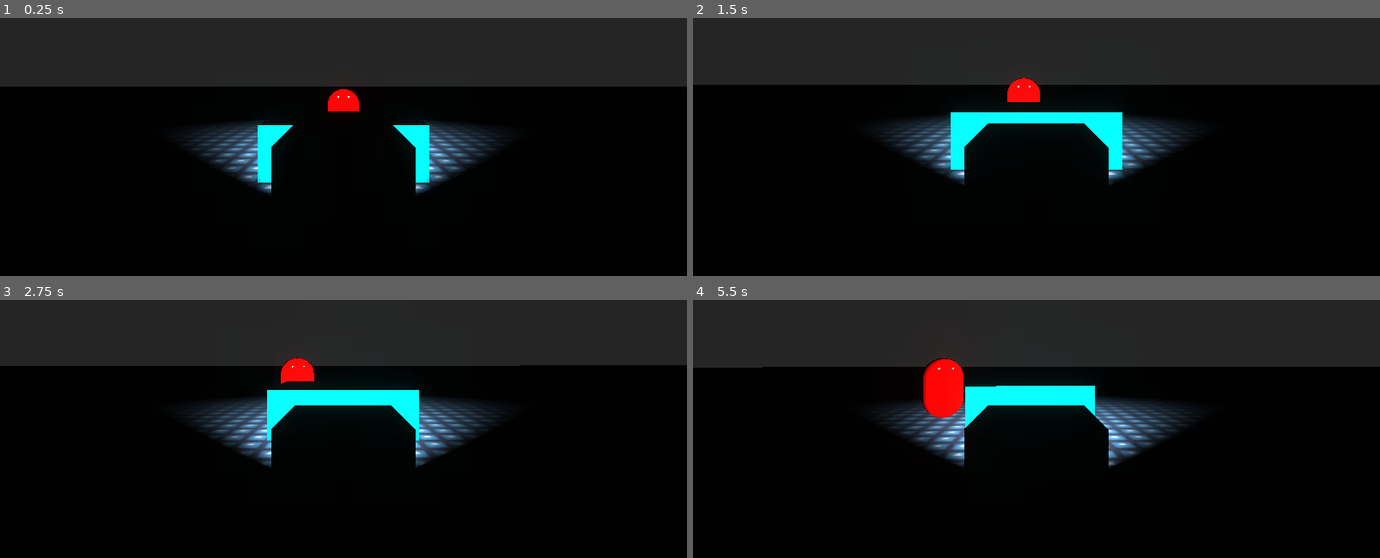
Above: before the commit, frames 1-4 (two rows, left to right).
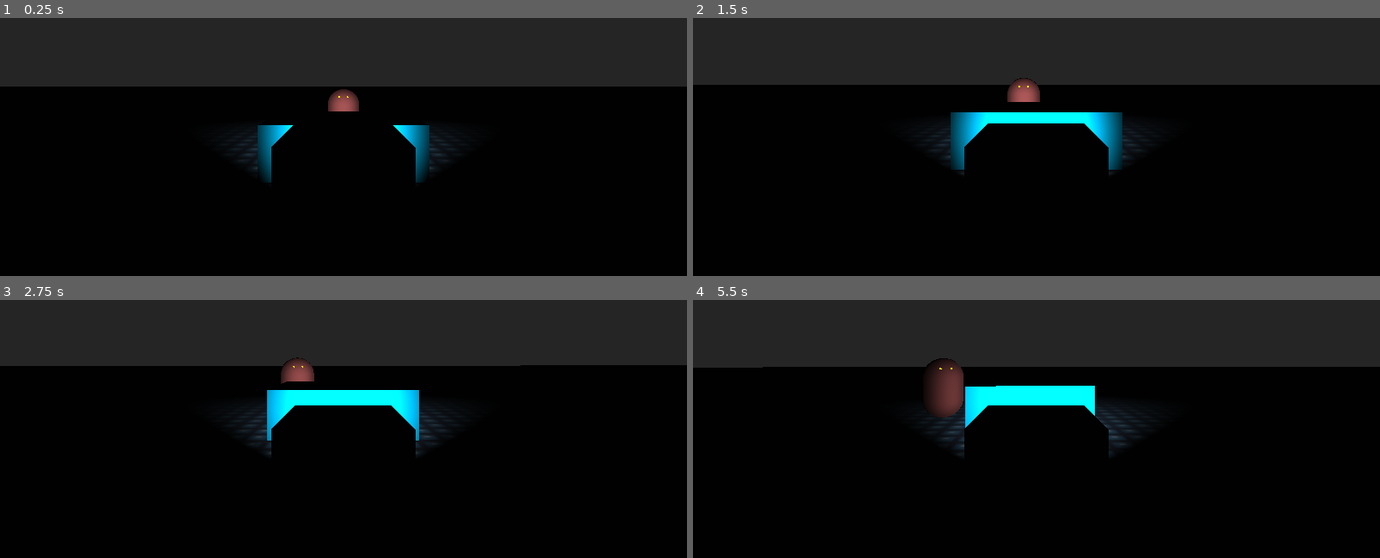
Above: after the commit, the same moments.

Repository: firstgamejam/horror-game
Game: Godot game, scene res://world.tscn
The game is run twice, just before and just after one commit, with the same random seed, the same clock (stepped at 60 frames per second) and the same inputs. The engine's default icon, where the game draws it, is replaced by a stand-in: a white triangle on a blue panel in a dark square.
Inputs:
- Up to frame 1 (0.25 s): no input
- Up to frame 2 (1.5 s): hold A (A) 0.53-1.28 s; tap D (D) at 1.35 s
- Up to frame 3 (2.75 s): hold S (S) from 2.03 s (still down)
- Up to frame 4 (5.5 s): release S (S) at 2.78 s; tap Space (SPACE) at 2.85 s; hold W (W) 3.53-4.28 s; tap A (A) at 4.35 s; hold D (D) from 5.03 s (still down)

The runs differ from the first frame. In frame 1, 4.7% of the frame differs, in the area x 26-74%, y 27-69%; in frame 2, 4.7%; in frame 3, 4.6%; in frame 4, 5.0%, in the area x 27-73%, y 22-66%.

Commit message:
adjust lights and glow

Diff:
--- a/CarTrauma2/car.tscn
+++ b/CarTrauma2/car.tscn
@@ -56,5 +56,6 @@
 
 [node name="Headlight" type="SpotLight" parent="."]
 transform = Transform( 1, 0, 0, 0, 1, 0, 0, 0, 1, 0, 1, -1 )
-light_energy = 10.0
+light_energy = 3.0
 spot_range = 20.0
+spot_angle = 40.0
--- a/CarTrauma2/monster.tscn
+++ b/CarTrauma2/monster.tscn
@@ -8,20 +8,22 @@
 material = SubResource( 4 )
 
 [sub_resource type="SpatialMaterial" id=2]
-albedo_color = Color( 1, 0, 0, 0.529412 )
+albedo_color = Color( 0.482353, 0.243137, 0.243137, 1 )
 
 [sub_resource type="SphereMesh" id=5]
 
 [sub_resource type="SpatialMaterial" id=6]
+albedo_color = Color( 0.992157, 1, 0, 1 )
 emission_enabled = true
-emission = Color( 0.745098, 0.929412, 1, 1 )
+emission = Color( 0.992157, 1, 0, 1 )
 emission_energy = 4.0
 emission_operator = 0
 emission_on_uv2 = false
 
 [sub_resource type="SpatialMaterial" id=7]
+albedo_color = Color( 0.992157, 1, 0, 1 )
 emission_enabled = true
-emission = Color( 0.745098, 0.929412, 1, 1 )
+emission = Color( 0.992157, 1, 0, 1 )
 emission_energy = 4.0
 emission_operator = 0
 emission_on_uv2 = false
@@ -40,12 +42,12 @@
 transform = Transform( 1, 0, 0, 0, 1, 0, 0, 0, 1, 0, 0.128719, 0 )
 
 [node name="MeshInstance" type="MeshInstance" parent="MeshInstance/Eyes"]
-transform = Transform( 0.05, 0, 0, 0, 0.05, 0, 0, 0, 0.05, 0.316061, -1, -1 )
+transform = Transform( 0.05, 0, 0, 0, 0.05, 0, 0, 0, 0.05, 0.254478, -1, -1 )
 mesh = SubResource( 5 )
 material/0 = SubResource( 6 )
 
 [node name="MeshInstance2" type="MeshInstance" parent="MeshInstance/Eyes"]
-transform = Transform( 0.05, 0, 0, 0, 0.05, 0, 0, 0, 0.05, -0.31922, -1, -1 )
+transform = Transform( 0.05, 0, 0, 0, 0.05, 0, 0, 0, 0.05, -0.24143, -1, -1 )
 mesh = SubResource( 5 )
 material/0 = SubResource( 7 )
 
--- a/CarTrauma2/world.tscn
+++ b/CarTrauma2/world.tscn
@@ -26,9 +26,9 @@
 [sub_resource type="Environment" id=6]
 background_mode = 1
 background_color = Color( 0.145098, 0.145098, 0.145098, 1 )
-glow_enabled = true
 glow_blend_mode = 1
-glow_hdr_threshold = 0.5
+glow_hdr_threshold = 0.1
+glow_bicubic_upscale = true
 
 [node name="world" type="Spatial"]
 
